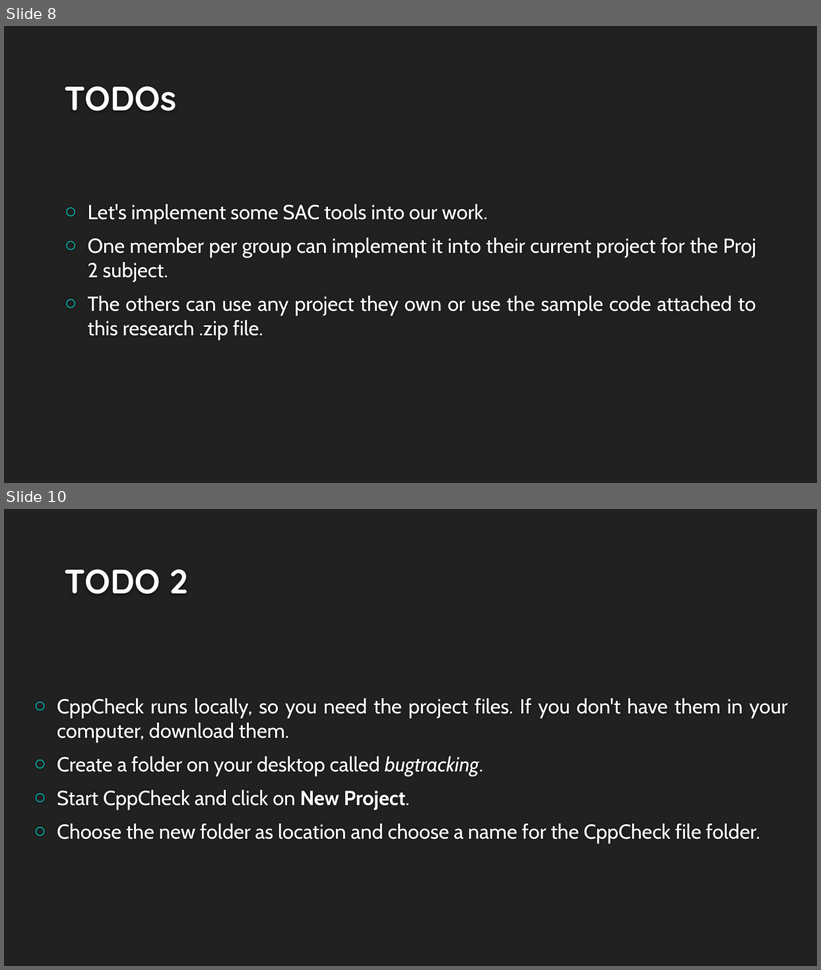
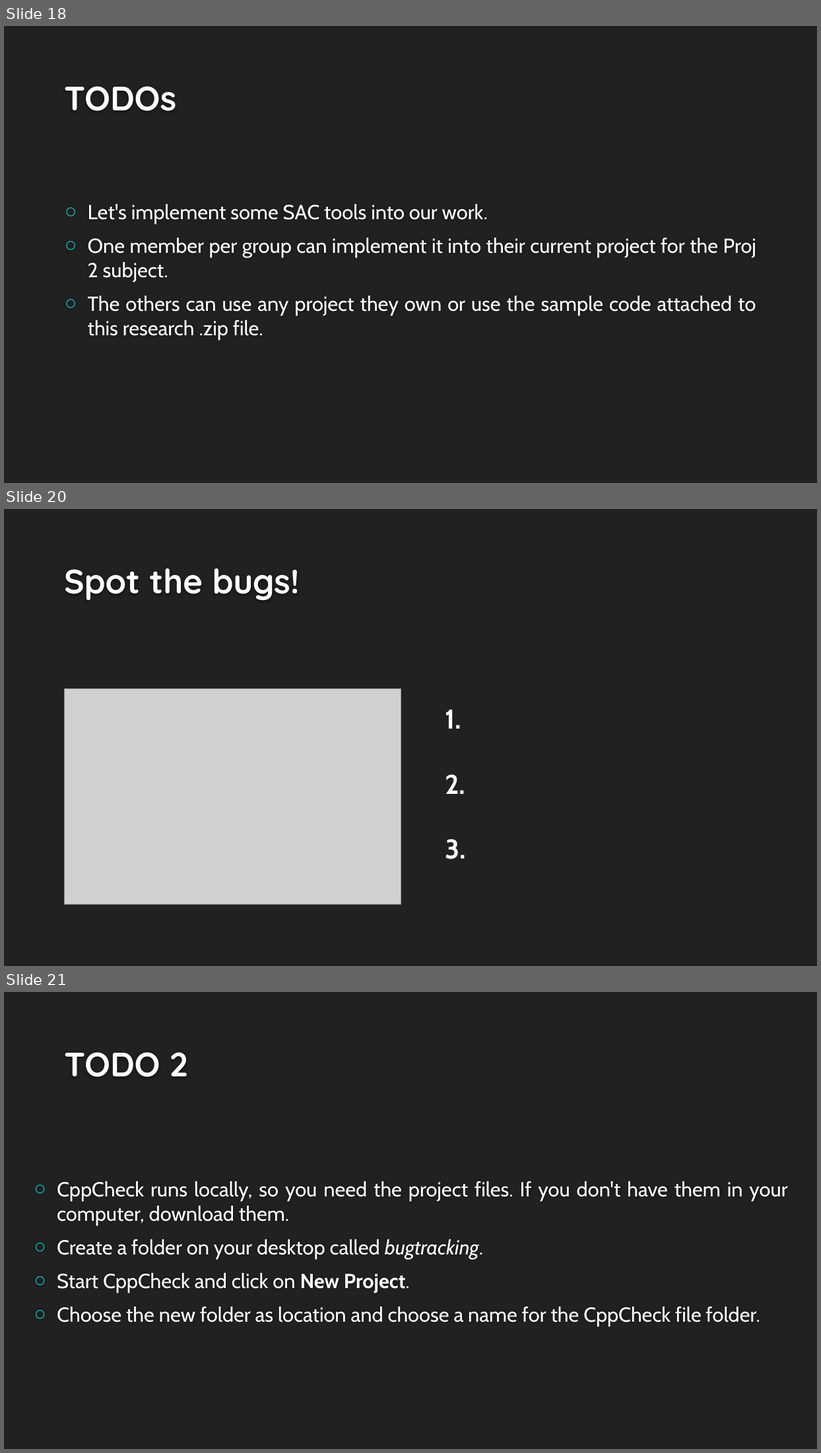
Before and after one commit to rodrigodpl/Static-Code-Analysis, a slide deck: docs/Static Code Analysis.pptx. Shown one above the other, each under a label of ours: slides 8 and 10 before the commit, slides 18, 20 and 21 after it; the slides between them are not shown. The pictures are 821x970 and 821x1453 pixels, drawn with LibreOffice and Linux fonts; fonts in the diff are those of the drawing; grey boxes stand for pictures; background and template pictures are left out. Boxes give left, top, right and bottom in pixels: in the first picture for what was removed or moved away, otherwise in the second. Text is boxed around its words. In the diff, an @@ line names an element or a change of style, - is before the commit and + after.

```diff
--- a/docs/Static Code Analysis.pptx
+++ b/docs/Static Code Analysis.pptx
@@ slide 20 added at <box>4,509,817,966</box>, background #212121 @@
@@ title added at <box>64,568,300,601</box>, 40 pt, text #FEFEFE, bold @@
+Spot the bugs!
@@ picture added at <box>64,689,402,905</box> @@
@@ text added at <box>445,710,466,859</box>, 32 pt, text #FFFFFF, bold @@
+1.
+2.
+3.
@@ what was slide 8 is now slide 18 @@
@@ what was slide 10 is now slide 21 @@
```
Also in this commit, not shown: 5 slides changed, 10 other slides added.
